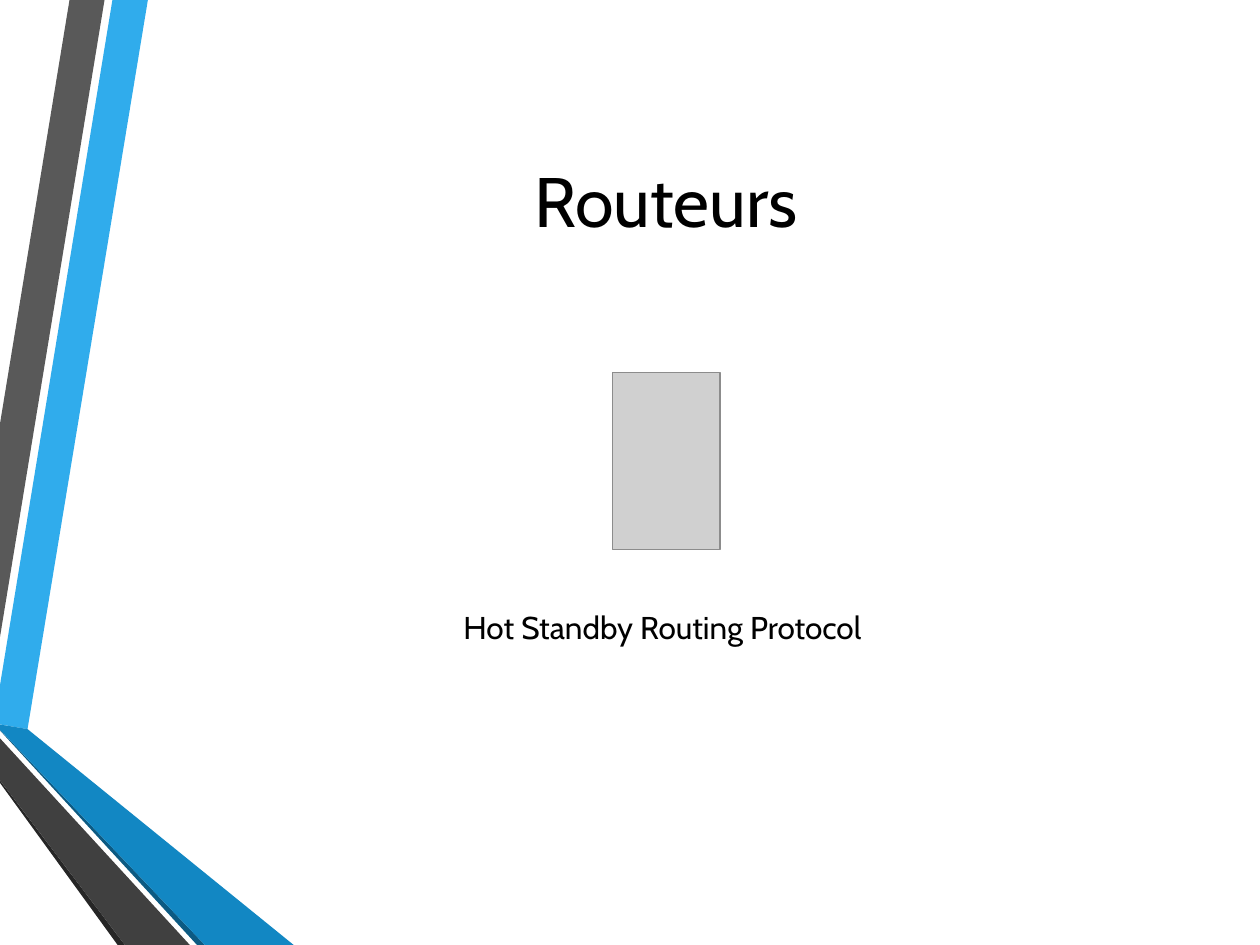
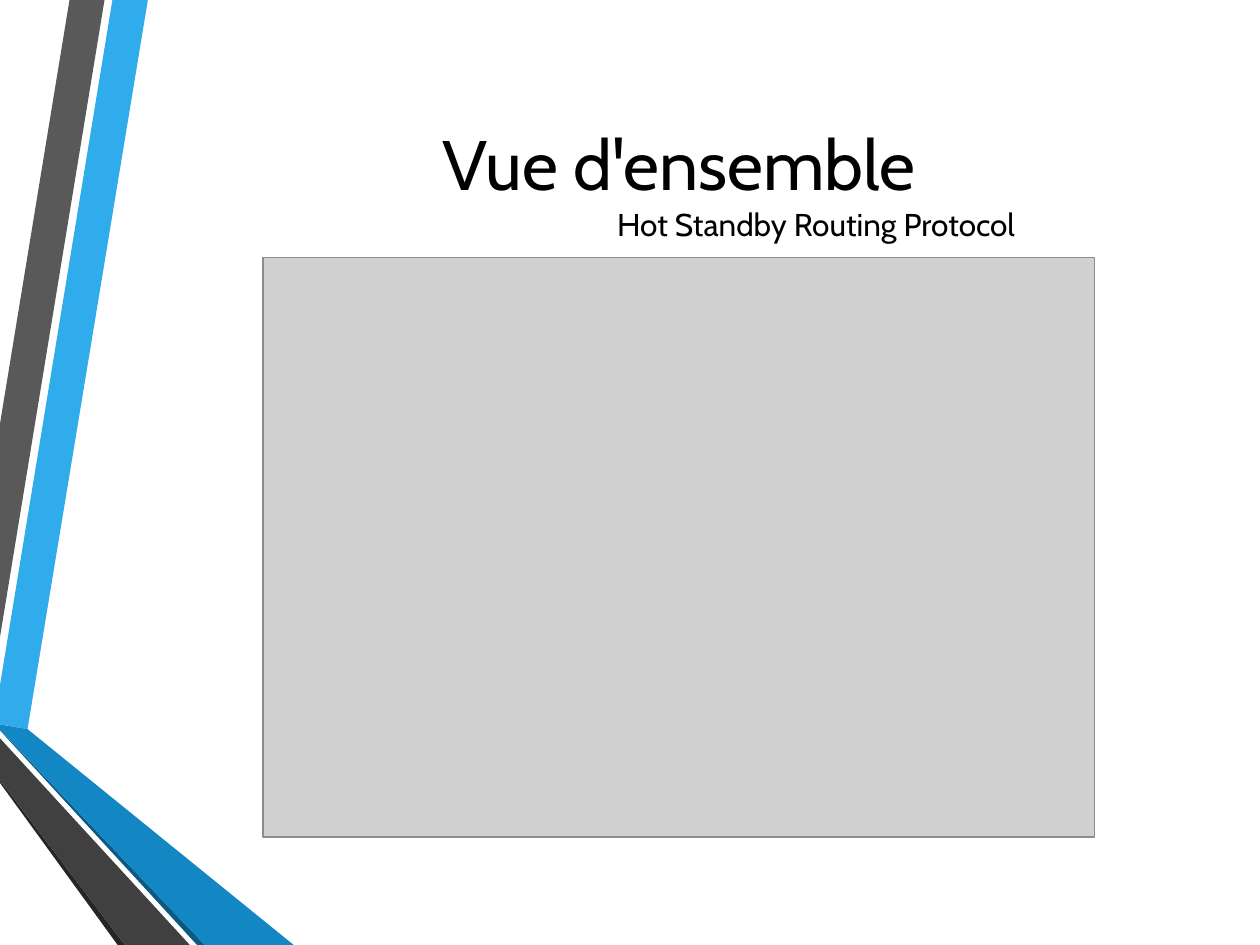
Before and after one commit to MaubergerF/Projet_B3, a slide deck: slide 9 of Oral.pptx. Drawn at 1260x945 pixels with LibreOffice and Linux fonts; fonts in the diff are those of the drawing; grey boxes stand for pictures; background and template pictures are left out. Boxes give left, top, right and bottom in pixels: in the first picture for what was removed or moved away, otherwise in the second. Text is boxed around its words. In the diff, an @@ line names an element or a change of style, - is before the commit and + after.

```diff
--- a/Oral.pptx
+++ b/Oral.pptx
@@ title added at (443, 137, 916, 191), 40 pt, text #000000 @@
+Vue d'ensemble
@@ title removed at (535, 178, 798, 228) @@
-Routeurs
@@ text "Hot Standby Routing Protocol": place and size @@
-text "Hot Standby Routing Protocol" at (463, 615, 861, 646)
+text "Hot Standby Routing Protocol" at (617, 212, 1015, 243)
@@ picture added at (263, 257, 1095, 837) @@
@@ picture removed at (612, 373, 719, 551) @@
```
Also in this commit, not shown: 6 other slides changed, 3 slides added, 2 slides removed, 2 other files.
